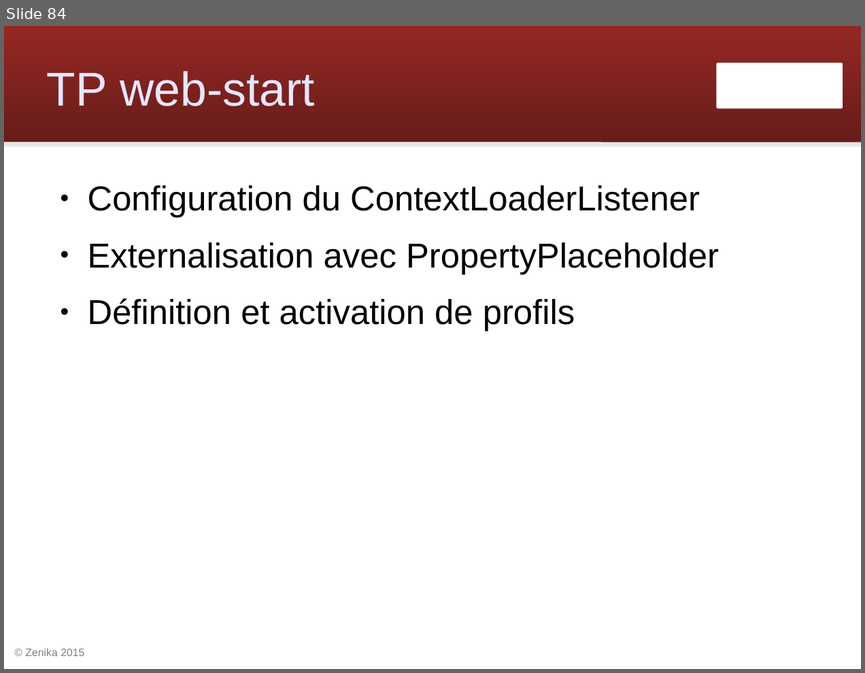
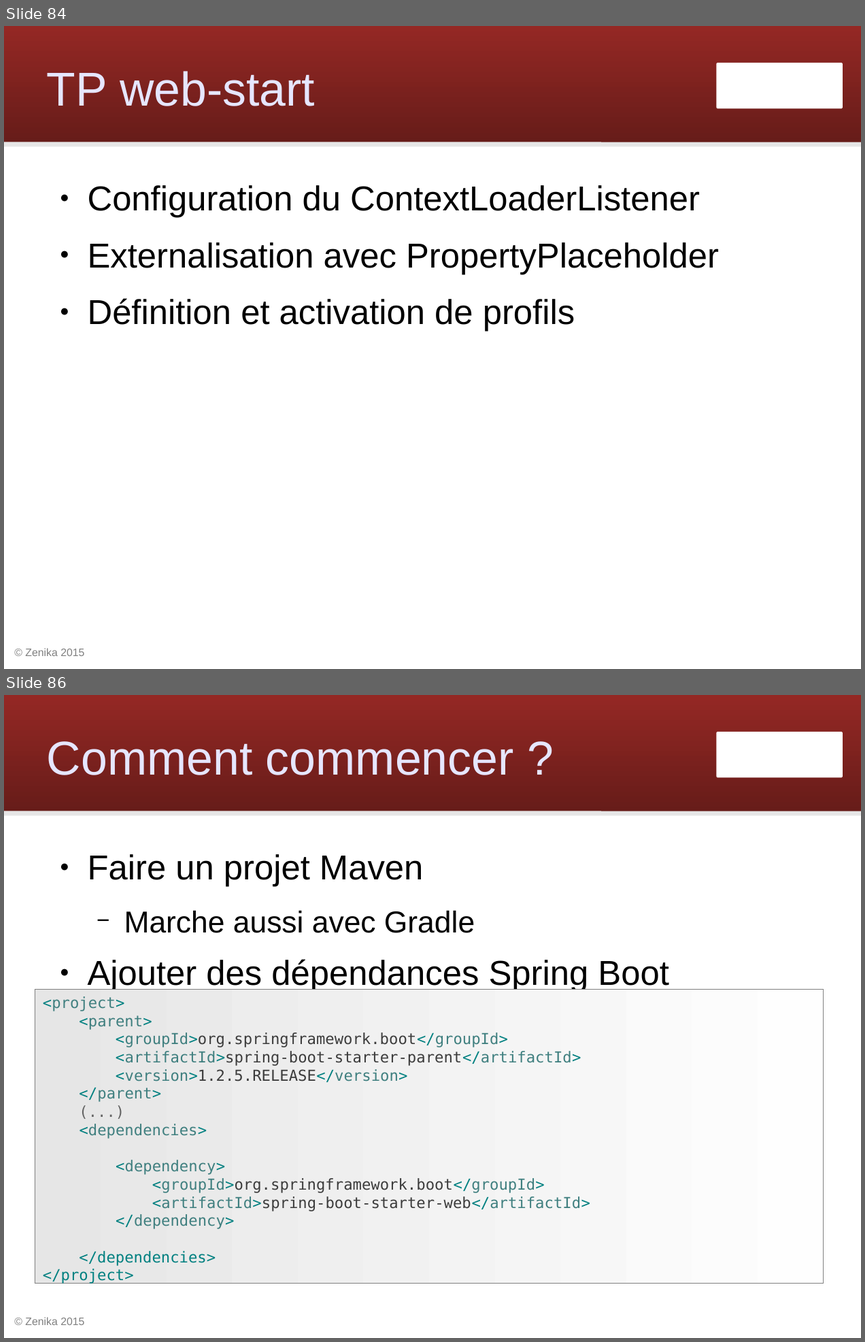
Before and after one commit to Zenika/workshop-spring-core, a slide deck: spring-workshop.odp. Shown one above the other, each under a label of ours: slide 84 before the commit, slides 84 and 86 after it; the slides between them are not shown. The pictures are 865x673 and 865x1342 pixels, drawn with LibreOffice and Linux fonts; fonts in the diff are those of the drawing; background and template pictures are left out. Boxes give left, top, right and bottom in pixels: in the first picture for what was removed or moved away, otherwise in the second. Text is boxed around its words. In the diff, an @@ line names an element or a change of style, - is before the commit and + after.

Commit message:
Créer les slides Spring Boot

```diff
--- a/spring-workshop.odp
+++ b/spring-workshop.odp
@@ slide 86 added at (4,695,861,1338), background #FFFFFF; not listed: 4 template elements that a slide beside it also shows @@
@@ title added at (47,741,514,775), 44 pt, text #E6E6FF @@
+Comment commencer ?
@@ text added at (88,854,668,989), 32 pt, text #000000 @@
+● Faire un projet Maven
+  − Marche aussi avec Gradle
+● Ajouter des dépendances Spring Boot
@@ rectangle added at (35,989,823,1283), fill gradient #E6E6E6 to #FEFEFE, outline #808080 0 pt, 14 pt, text #3F7F7F @@
+<project>
+<parent>
+<groupId>org.springframework.boot</groupId>
+<artifactId>spring-boot-starter-parent</artifactId>
+<version>1.2.5.RELEASE</version>
+</parent>
+(...)
+<dependencies>
+<dependency>
+<groupId>org.springframework.boot</groupId>
+<artifactId>spring-boot-starter-web</artifactId>
+</dependency>
+</dependencies>
+</project>
```
Also in this commit, not shown: 1 slide changed, 21 other slides added, 4 other files.
